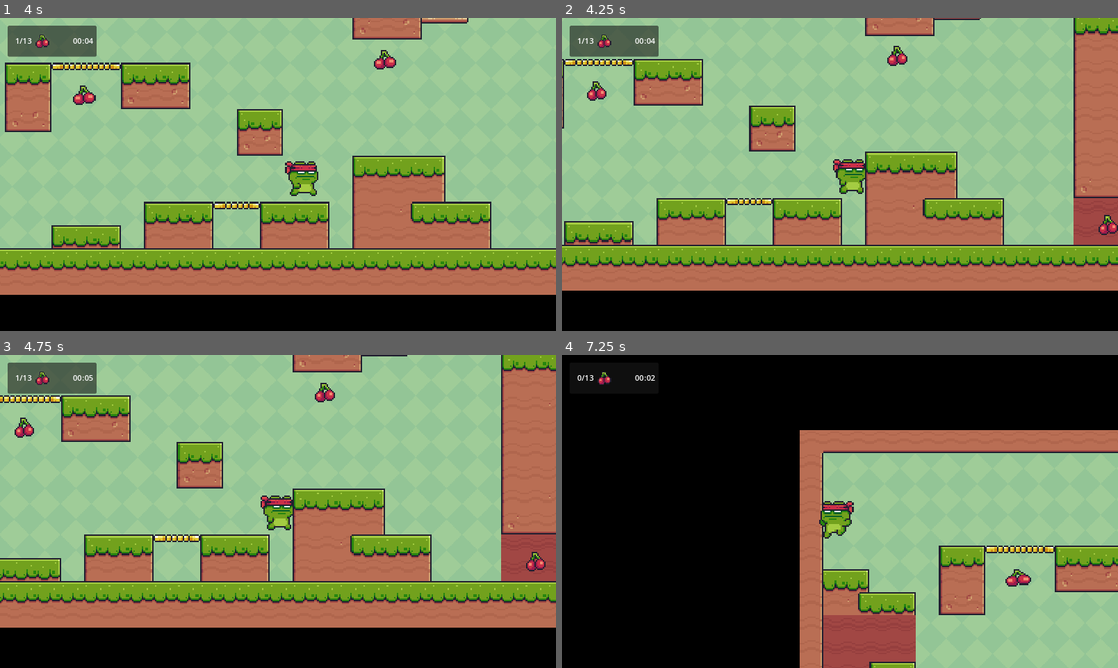
Above: before the commit, frames 1-4 (two rows, left to right).
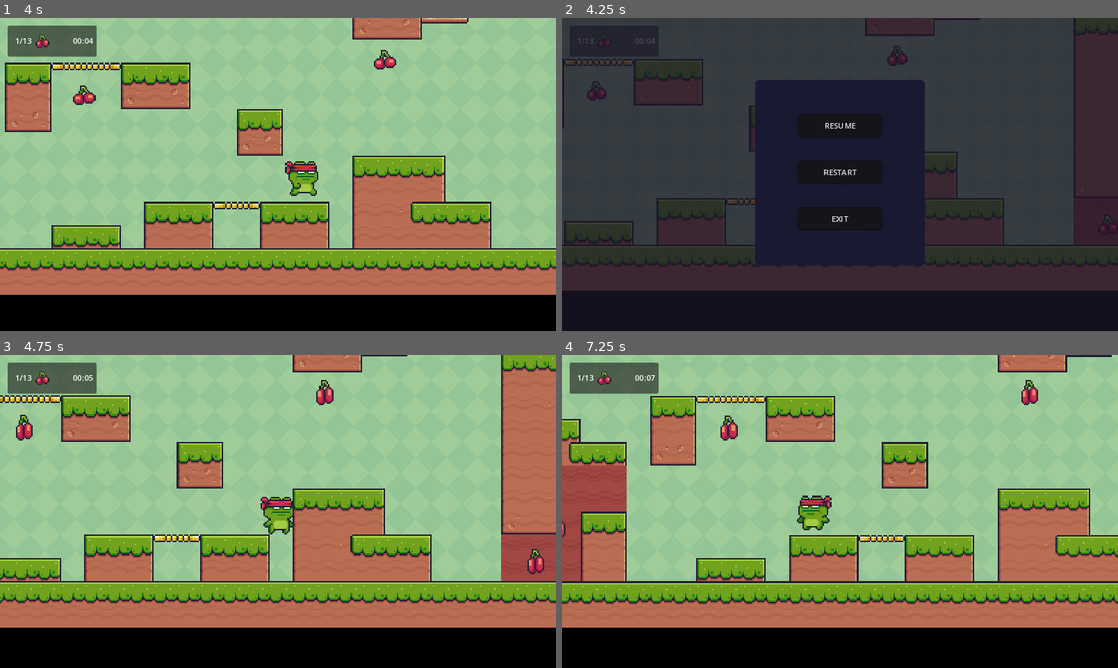
Above: after the commit, the same moments.

Repository: jvgpinheiro/2d-platform-game
Game: Godot game, scene res://main.tscn
Two runs of this game, one before a commit and one after it. Both use one fixed random seed, a clock stepped at 60 frames per second and the inputs below.
Inputs (mouse positions are in pixels of both pictures, inside the frame that each line leads up to):
- Up to frame 1 (4 s): hold Right (right) 0.53-2.03 s; tap L (finish_scene, bound only before the commit) at 0.6, 1.55, 2.1, 3.05, 3.6 s; tap Up (jump) at 0.77, 1.52, 3.02, 3.77 s; tap O (resume, bound only before the commit) at 0.8, 1.35, 2.3, 2.85, 3.8 s; hold Left (left) 2.03-2.78 s; hold Right (right) from 2.78 s (still down)
- Up to frame 2 (4.25 s): keep holding Right (right); tap P (pause) at 4.15 s
- Up to frame 3 (4.75 s): release Right (right) at 4.25 s; click (278, 464) at 4.25 s, where only the run after the commit has a clickable "RESUME"
- Up to frame 4 (7.25 s): hold Left (left) 5.03-5.78 s; tap O (resume, bound only before the commit) at 5.1, 6.05, 6.6 s; tap Up (jump) at 5.27, 6.77 s; tap L (finish_scene, bound only before the commit) at 5.3, 5.85, 6.8 s; tap J (reset, bound only before the commit) at 5.65 s; hold Right (right) 5.78-6.53 s; hold Left (left) from 6.53 s (still down)

Frame 1 is identical in both runs. In frame 2, 97% of the frame differs, in the area x 0-100%, y 0-100%; in frame 3, 1.0%; in frame 4, 81%.

Commit message:
Implements pause menu and small adjustments

Diff:
--- a/game_manager.gd
+++ b/game_manager.gd
@@ -18,7 +18,7 @@
 var max_points = 0
 var total_time_elapsed = 0
 var scene_time_elapsed = 0
-var isFinished = false
+var is_finished = false
 var isPaused = false
 var finished_scenes_results = []
 var pausable_group_name = "pausable"
@@ -27,17 +27,30 @@
 var save_game_path = save_game_dir_path + '/save_game.save'
 
 func _ready():
+	disable_mouse()
+	load_game()
+
+
+func is_game_finished():
+	return
+
+
+func enable_mouse():
+	Input.set_mouse_mode(Input.MOUSE_MODE_VISIBLE)
+
+
+func disable_mouse():
 	Input.set_mouse_mode(Input.MOUSE_MODE_HIDDEN)
-	load_game()
+
 
 func add_max_points():
-	if isFinished:
+	if is_finished:
 		return
 	max_points += 1
 	on_max_points_changed.emit(max_points)
 
 func reset_max_points():
-	if isFinished:
+	if is_finished:
 		return
 	max_points = 0
 	on_max_points_changed.emit(max_points)
@@ -46,7 +59,7 @@
 	return max_points
 
 func add_point():
-	if isFinished:
+	if is_finished:
 		return
 	points += 1
 	on_points_changed.emit(points)
@@ -54,7 +67,7 @@
 		finish_scene()
 
 func reset_points():
-	if isFinished:
+	if is_finished:
 		return
 	points = 0
 	on_points_changed.emit(points)
@@ -63,7 +76,7 @@
 	return points
 
 func update_total_time_elapsed(time):
-	if isFinished:
+	if is_finished:
 		return
 	total_time_elapsed = time
 	on_total_time_elapsed_change.emit(
@@ -79,7 +92,7 @@
 	return format_time_elapsed(time)
 
 func update_scene_time_elapsed(time):
-	if isFinished:
+	if is_finished:
 		return
 	scene_time_elapsed = time
 	on_scene_time_elapsed_change.emit(
@@ -111,15 +124,17 @@
 func pause():
 	paused.emit()
 	get_tree().call_group(pausable_group_name, "_on_game_manager_paused")
+	enable_mouse()
 
 
 func resume():
 	resumed.emit()
 	get_tree().call_group(pausable_group_name, "_on_game_manager_resumed")
+	disable_mouse()
 
 
 func finish_scene():
-	if isFinished:
+	if is_finished:
 		return
 	var accumlated_time_elapsed = total_time_elapsed
 	var stars_rating = get_scene_star_rating(scene_time_elapsed)
@@ -165,13 +180,14 @@
 
 
 func finish_game():
-	isFinished = true
+	is_finished = true
 	#Game finish delayed timer
 	finished_game_timer.start()
 
 
 func reset_game():
-	isFinished = false
+	get_tree().reload_current_scene()
+	is_finished = false
 	update_scene_time_elapsed(0)
 	reset_max_points()
 	reset_points()
@@ -207,6 +223,10 @@
 	game_loaded.emit(save_data)
 
 
+func quit():
+	get_tree().quit()
+
+
 func _on_finished_scene_timer_timeout():
 	var result = finished_scenes_results[finished_scenes_results.size() - 1]
 	pause()
--- a/main.tscn
+++ b/main.tscn
@@ -9,6 +9,7 @@
 [ext_resource type="Script" path="res://game_manager.gd" id="5_as1b3"]
 [ext_resource type="PackedScene" uid="uid://i12jx2k7s6ho" path="res://scenes/score_panel.tscn" id="8_nnb78"]
 [ext_resource type="PackedScene" uid="uid://bo0yfxoqc5kxu" path="res://scenes/scene_over_panel.tscn" id="9_ehigv"]
+[ext_resource type="PackedScene" uid="uid://duqwowblg5j1u" path="res://scenes/pause_panel.tscn" id="10_b3an8"]
 
 [sub_resource type="GDScript" id="GDScript_foxnp"]
 script/source = "extends Node
@@ -777,6 +778,9 @@
 [sub_resource type="StyleBoxFlat" id="StyleBoxFlat_io6mg"]
 bg_color = Color(0.0980392, 0.0784314, 0.156863, 0.784314)
 
+[sub_resource type="StyleBoxFlat" id="StyleBoxFlat_3cbd4"]
+bg_color = Color(0.0980392, 0.0784314, 0.156863, 0.784314)
+
 [node name="Node" type="Node"]
 
 [node name="GameManager" type="Node" parent="."]
@@ -875,13 +879,19 @@
 visible = false
 theme_override_styles/panel = SubResource("StyleBoxFlat_io6mg")
 
+[node name="PausePanel" parent="UI" instance=ExtResource("10_b3an8")]
+visible = false
+theme_override_styles/panel = SubResource("StyleBoxFlat_3cbd4")
+
 [connection signal="on_max_points_changed" from="GameManager" to="UI/ScorePanel" method="_on_game_manager_on_max_points_changed"]
 [connection signal="on_points_changed" from="GameManager" to="UI/ScorePanel" method="_on_game_manager_on_points_changed"]
 [connection signal="on_scene_time_elapsed_change" from="GameManager" to="UI/ScorePanel" method="_on_game_manager_on_scene_time_elapsed_change"]
 [connection signal="on_total_time_elapsed_change" from="GameManager" to="UI/ScorePanel" method="_on_game_manager_on_total_time_elapsed_change"]
 [connection signal="paused" from="GameManager" to="Main Scene/FrogMC" method="_on_game_manager_paused"]
+[connection signal="paused" from="GameManager" to="UI/PausePanel" method="_on_game_manager_paused"]
 [connection signal="personal_best_updated" from="GameManager" to="UI/SceneOverPanel" method="_on_game_manager_personal_best_updated"]
 [connection signal="resumed" from="GameManager" to="Main Scene/FrogMC" method="_on_game_manager_resumed"]
+[connection signal="resumed" from="GameManager" to="UI/PausePanel" method="_on_game_manager_resumed"]
 [connection signal="scene_finished" from="GameManager" to="UI/ScorePanel" method="_on_game_manager_scene_finished"]
 [connection signal="scene_finished" from="GameManager" to="UI/SceneOverPanel" method="_on_game_manager_scene_finished"]
 [connection signal="timeout" from="GameManager/FinishedSceneTimer" to="GameManager" method="_on_finished_scene_timer_timeout"]
--- /dev/null
+++ b/pause_panel.gd
@@ -0,0 +1,26 @@
+extends Panel
+
+
+@onready var game_manager = %GameManager
+
+
+func _on_game_manager_paused():
+	if game_manager.is_finished:
+		return
+	visible = true
+
+
+func _on_game_manager_resumed():
+	visible = false
+
+
+func _on_resume_button_pressed():
+	game_manager.resume()
+
+
+func _on_restart_button_pressed():
+	game_manager.reset_game()
+
+
+func _on_exit_button_pressed():
+	game_manager.quit()
--- a/project.godot
+++ b/project.godot
@@ -49,23 +49,21 @@
 }
 reset={
 "deadzone": 0.5,
-"events": [Object(InputEventKey,"resource_local_to_scene":false,"resource_name":"","device":-1,"window_id":0,"alt_pressed":false,"shift_pressed":false,"ctrl_pressed":false,"meta_pressed":false,"pressed":false,"keycode":0,"physical_keycode":74,"key_label":0,"unicode":106,"echo":false,"script":null)
-]
+"events": []
 }
 finish_scene={
 "deadzone": 0.5,
-"events": [Object(InputEventKey,"resource_local_to_scene":false,"resource_name":"","device":-1,"window_id":0,"alt_pressed":false,"shift_pressed":false,"ctrl_pressed":false,"meta_pressed":false,"pressed":false,"keycode":0,"physical_keycode":76,"key_label":0,"unicode":108,"echo":false,"script":null)
-]
+"events": []
 }
 pause={
 "deadzone": 0.5,
-"events": [Object(InputEventKey,"resource_local_to_scene":false,"resource_name":"","device":-1,"window_id":0,"alt_pressed":false,"shift_pressed":false,"ctrl_pressed":false,"meta_pressed":false,"pressed":false,"keycode":0,"physical_keycode":80,"key_label":0,"unicode":112,"echo":false,"script":null)
+"events": [Object(InputEventKey,"resource_local_to_scene":false,"resource_name":"","device":0,"window_id":0,"alt_pressed":false,"shift_pressed":false,"ctrl_pressed":false,"meta_pressed":false,"pressed":false,"keycode":0,"physical_keycode":4194305,"key_label":0,"unicode":0,"echo":false,"script":null)
+, Object(InputEventKey,"resource_local_to_scene":false,"resource_name":"","device":-1,"window_id":0,"alt_pressed":false,"shift_pressed":false,"ctrl_pressed":false,"meta_pressed":false,"pressed":false,"keycode":0,"physical_keycode":80,"key_label":0,"unicode":112,"echo":false,"script":null)
 ]
 }
 resume={
 "deadzone": 0.5,
-"events": [Object(InputEventKey,"resource_local_to_scene":false,"resource_name":"","device":-1,"window_id":0,"alt_pressed":false,"shift_pressed":false,"ctrl_pressed":false,"meta_pressed":false,"pressed":false,"keycode":0,"physical_keycode":79,"key_label":0,"unicode":111,"echo":false,"script":null)
-]
+"events": []
 }
 
 [physics]
--- a/scenes/main_character.gd
+++ b/scenes/main_character.gd
@@ -23,11 +23,9 @@
 
 func handle_global_actions():
 	if Input.is_action_just_pressed("reset"):
-		get_tree().reload_current_scene()
 		game_manager.reset_game()
 	elif Input.is_action_just_pressed('finish_scene'):
-		game_manager
-		#game_manager.finish_scene()
+		game_manager.finish_scene()
 	elif Input.is_action_just_pressed('pause'):
 		game_manager.pause()
 	elif Input.is_action_just_pressed('resume'):
--- a/scenes/panel_score_label.gd
+++ b/scenes/panel_score_label.gd
@@ -7,13 +7,13 @@
 	update_score_text()
 
 
-func _on_score_panel_2_max_points_change(updated_max_points):
-	max_points = updated_max_points
+func _on_score_panel_points_change(updated_points):
+	points = updated_points
 	update_score_text()
 
 
-func _on_score_panel_2_points_change(updated_points):
-	points = updated_points
+func _on_score_panel_max_points_change(updated_max_points):
+	max_points = updated_max_points
 	update_score_text()
 
 
--- /dev/null
+++ b/scenes/pause_panel.tscn
@@ -0,0 +1,137 @@
+[gd_scene load_steps=6 format=3 uid="uid://duqwowblg5j1u"]
+
+[ext_resource type="Script" path="res://pause_panel.gd" id="1_dj5kc"]
+
+[sub_resource type="StyleBoxFlat" id="StyleBoxFlat_opfjg"]
+bg_color = Color(0.0980392, 0.0980392, 0.196078, 0.980392)
+corner_radius_top_left = 10
+corner_radius_top_right = 10
+corner_radius_bottom_right = 10
+corner_radius_bottom_left = 10
+
+[sub_resource type="StyleBoxFlat" id="StyleBoxFlat_j6a4b"]
+bg_color = Color(0.0784314, 0.0784314, 0.0980392, 1)
+corner_radius_top_left = 8
+corner_radius_top_right = 8
+corner_radius_bottom_right = 8
+corner_radius_bottom_left = 8
+shadow_color = Color(0, 0, 0.0784314, 0.784314)
+shadow_size = 1
+anti_aliasing_size = 2.0
+
+[sub_resource type="StyleBoxFlat" id="StyleBoxFlat_kiefe"]
+bg_color = Color(0.0862745, 0.0862745, 0.109804, 1)
+corner_radius_top_left = 8
+corner_radius_top_right = 8
+corner_radius_bottom_right = 8
+corner_radius_bottom_left = 8
+shadow_color = Color(0, 0, 0.0784314, 0.784314)
+shadow_size = 1
+anti_aliasing_size = 2.0
+
+[sub_resource type="StyleBoxFlat" id="StyleBoxFlat_0kqkr"]
+bg_color = Color(0.0980392, 0.0980392, 0.133333, 1)
+corner_radius_top_left = 8
+corner_radius_top_right = 8
+corner_radius_bottom_right = 8
+corner_radius_bottom_left = 8
+shadow_size = 1
+anti_aliasing_size = 2.0
+
+[node name="PausePanel" type="Panel"]
+anchors_preset = 15
+anchor_right = 1.0
+anchor_bottom = 1.0
+grow_horizontal = 2
+grow_vertical = 2
+script = ExtResource("1_dj5kc")
+
+[node name="CenterControl" type="Control" parent="."]
+layout_mode = 1
+anchors_preset = 8
+anchor_left = 0.5
+anchor_top = 0.5
+anchor_right = 0.5
+anchor_bottom = 0.5
+offset_left = -176.0
+offset_top = -196.0
+offset_right = 176.0
+offset_bottom = 188.0
+grow_horizontal = 2
+grow_vertical = 2
+
+[node name="Menu" type="Panel" parent="CenterControl"]
+layout_mode = 1
+anchors_preset = 15
+anchor_right = 1.0
+anchor_bottom = 1.0
+grow_horizontal = 2
+grow_vertical = 2
+theme_override_styles/panel = SubResource("StyleBoxFlat_opfjg")
+
+[node name="ResumeButton" type="Button" parent="CenterControl/Menu"]
+layout_mode = 1
+anchors_preset = 8
+anchor_left = 0.5
+anchor_top = 0.5
+anchor_right = 0.5
+anchor_bottom = 0.5
+offset_left = -88.0
+offset_top = -120.0
+offset_right = 88.0
+offset_bottom = -72.0
+grow_horizontal = 2
+grow_vertical = 2
+focus_mode = 0
+mouse_default_cursor_shape = 2
+theme_override_styles/normal = SubResource("StyleBoxFlat_j6a4b")
+theme_override_styles/hover = SubResource("StyleBoxFlat_kiefe")
+theme_override_styles/pressed = SubResource("StyleBoxFlat_0kqkr")
+toggle_mode = true
+text = "RESUME"
+
+[node name="RestartButton" type="Button" parent="CenterControl/Menu"]
+layout_mode = 1
+anchors_preset = 8
+anchor_left = 0.5
+anchor_top = 0.5
+anchor_right = 0.5
+anchor_bottom = 0.5
+offset_left = -88.0
+offset_top = -24.0
+offset_right = 88.0
+offset_bottom = 24.0
+grow_horizontal = 2
+grow_vertical = 2
+focus_mode = 0
+mouse_default_cursor_shape = 2
+theme_override_styles/normal = SubResource("StyleBoxFlat_j6a4b")
+theme_override_styles/hover = SubResource("StyleBoxFlat_kiefe")
+theme_override_styles/pressed = SubResource("StyleBoxFlat_0kqkr")
+toggle_mode = true
+text = "RESTART"
+
+[node name="ExitButton" type="Button" parent="CenterControl/Menu"]
+layout_mode = 1
+anchors_preset = 8
+anchor_left = 0.5
+anchor_top = 0.5
+anchor_right = 0.5
+anchor_bottom = 0.5
+offset_left = -88.0
+offset_top = 72.0
+offset_right = 88.0
+offset_bottom = 120.0
+grow_horizontal = 2
+grow_vertical = 2
+focus_mode = 0
+mouse_default_cursor_shape = 2
+theme_override_styles/normal = SubResource("StyleBoxFlat_j6a4b")
+theme_override_styles/hover = SubResource("StyleBoxFlat_kiefe")
+theme_override_styles/pressed = SubResource("StyleBoxFlat_0kqkr")
+toggle_mode = true
+text = "EXIT"
+
+[connection signal="pressed" from="CenterControl/Menu/ResumeButton" to="." method="_on_resume_button_pressed"]
+[connection signal="pressed" from="CenterControl/Menu/RestartButton" to="." method="_on_restart_button_pressed"]
+[connection signal="pressed" from="CenterControl/Menu/ExitButton" to="." method="_on_exit_button_pressed"]
--- a/scenes/scene_over_panel.gd
+++ b/scenes/scene_over_panel.gd
@@ -1,5 +1,7 @@
 extends Panel
 
+
+@onready var game_manager = %GameManager
 @onready var trophy = $CenterControl/Trophy
 @onready var rating = $CenterControl/Rating
 @onready var personal_best = $TopLeftControl/PersonalBest
@@ -9,3 +11,11 @@
 	trophy.trophy_enter_animation()
 	personal_best.update_personal_best(result)
 	visible = true
+
+
+func _on_restart_button_pressed():
+	game_manager.reset_game()
+
+
+func _on_exit_button_pressed():
+	game_manager.quit()
--- a/scenes/scene_over_panel.tscn
+++ b/scenes/scene_over_panel.tscn
@@ -89,6 +89,35 @@
 "speed": 20.0
 }]
 
+[sub_resource type="StyleBoxFlat" id="StyleBoxFlat_t6d2x"]
+bg_color = Color(0.0784314, 0.0784314, 0.0980392, 1)
+corner_radius_top_left = 8
+corner_radius_top_right = 8
+corner_radius_bottom_right = 8
+corner_radius_bottom_left = 8
+shadow_color = Color(0, 0, 0.0784314, 0.784314)
+shadow_size = 1
+anti_aliasing_size = 2.0
+
+[sub_resource type="StyleBoxFlat" id="StyleBoxFlat_kbo5s"]
+bg_color = Color(0.0862745, 0.0862745, 0.109804, 1)
+corner_radius_top_left = 8
+corner_radius_top_right = 8
+corner_radius_bottom_right = 8
+corner_radius_bottom_left = 8
+shadow_color = Color(0, 0, 0.0784314, 0.784314)
+shadow_size = 1
+anti_aliasing_size = 2.0
+
+[sub_resource type="StyleBoxFlat" id="StyleBoxFlat_l64m8"]
+bg_color = Color(0.0980392, 0.0980392, 0.133333, 1)
+corner_radius_top_left = 8
+corner_radius_top_right = 8
+corner_radius_bottom_right = 8
+corner_radius_bottom_left = 8
+shadow_size = 1
+anti_aliasing_size = 2.0
+
 [node name="SceneOverPanel" type="Panel"]
 anchors_preset = 15
 anchor_right = 1.0
@@ -255,7 +284,7 @@
 frame_progress = 0.579719
 
 [node name="Rating" type="Node2D" parent="CenterControl"]
-position = Vector2(20, 176)
+position = Vector2(20, 160)
 script = ExtResource("5_h7bf7")
 
 [node name="TimeLabel" type="Label" parent="CenterControl/Rating"]
@@ -297,4 +326,61 @@
 wait_time = 0.5
 one_shot = true
 
+[node name="BottomControl" type="Control" parent="."]
+layout_mode = 1
+anchors_preset = 7
+anchor_left = 0.5
+anchor_top = 1.0
+anchor_right = 0.5
+anchor_bottom = 1.0
+offset_left = -20.0
+offset_top = -40.0
+offset_right = 20.0
+grow_horizontal = 2
+grow_vertical = 0
+
+[node name="RestartButton" type="Button" parent="BottomControl"]
+layout_mode = 1
+anchors_preset = 8
+anchor_left = 0.5
+anchor_top = 0.5
+anchor_right = 0.5
+anchor_bottom = 0.5
+offset_left = -176.0
+offset_top = -44.0
+offset_right = -24.0
+offset_bottom = -4.0
+grow_horizontal = 2
+grow_vertical = 2
+focus_mode = 0
+mouse_default_cursor_shape = 2
+theme_override_styles/normal = SubResource("StyleBoxFlat_t6d2x")
+theme_override_styles/hover = SubResource("StyleBoxFlat_kbo5s")
+theme_override_styles/pressed = SubResource("StyleBoxFlat_l64m8")
+toggle_mode = true
+text = "RESTART"
+
+[node name="ExitButton" type="Button" parent="BottomControl"]
+layout_mode = 1
+anchors_preset = 8
+anchor_left = 0.5
+anchor_top = 0.5
+anchor_right = 0.5
+anchor_bottom = 0.5
+offset_left = 24.0
+offset_top = -44.0
+offset_right = 176.0
+offset_bottom = -4.0
+grow_horizontal = 2
+grow_vertical = 2
+focus_mode = 0
+mouse_default_cursor_shape = 2
+theme_override_styles/normal = SubResource("StyleBoxFlat_t6d2x")
+theme_override_styles/hover = SubResource("StyleBoxFlat_kbo5s")
+theme_override_styles/pressed = SubResource("StyleBoxFlat_l64m8")
+toggle_mode = true
+text = "EXIT"
+
 [connection signal="timeout" from="CenterControl/Rating/NewRecordLabel/Timer" to="CenterControl/Rating/NewRecordLabel" method="_on_timer_timeout"]
+[connection signal="pressed" from="BottomControl/RestartButton" to="." method="_on_restart_button_pressed"]
+[connection signal="pressed" from="BottomControl/ExitButton" to="." method="_on_exit_button_pressed"]
--- a/scenes/score_panel.tscn
+++ b/scenes/score_panel.tscn
@@ -27,8 +27,13 @@
 offset_bottom = 80.0
 script = ExtResource("1_uopmk")
 
-[node name="PanelTimerLabel" type="Label" parent="."]
-layout_mode = 0
+[node name="TopLeftControl" type="Control" parent="."]
+layout_mode = 1
+anchors_preset = 0
+offset_right = 40.0
+offset_bottom = 40.0
+
+[node name="PanelTimerLabel" type="Label" parent="TopLeftControl"]
 offset_left = 112.0
 offset_right = 176.0
 offset_bottom = 64.0
@@ -37,8 +42,7 @@
 vertical_alignment = 1
 script = ExtResource("1_uv4wk")
 
-[node name="PanelScoreLabel" type="Label" parent="."]
-layout_mode = 0
+[node name="PanelScoreLabel" type="Label" parent="TopLeftControl"]
 offset_left = 8.0
 offset_right = 56.0
 offset_bottom = 64.0
@@ -47,13 +51,13 @@
 vertical_alignment = 1
 script = ExtResource("2_t3pwj")
 
-[node name="Node2D" type="Node2D" parent="."]
+[node name="Node2D" type="Node2D" parent="TopLeftControl"]
 
-[node name="AnimatedSprite2D" type="AnimatedSprite2D" parent="Node2D"]
+[node name="AnimatedSprite2D" type="AnimatedSprite2D" parent="TopLeftControl/Node2D"]
 position = Vector2(72, 32)
 scale = Vector2(2, 2)
 sprite_frames = SubResource("SpriteFrames_kns1x")
 
-[connection signal="max_points_change" from="." to="PanelScoreLabel" method="_on_score_panel_2_max_points_change"]
-[connection signal="points_change" from="." to="PanelScoreLabel" method="_on_score_panel_2_points_change"]
-[connection signal="scene_time_elapsed_change" from="." to="PanelTimerLabel" method="_on_score_panel_scene_time_elapsed_change"]
+[connection signal="max_points_change" from="." to="TopLeftControl/PanelScoreLabel" method="_on_score_panel_max_points_change"]
+[connection signal="points_change" from="." to="TopLeftControl/PanelScoreLabel" method="_on_score_panel_points_change"]
+[connection signal="scene_time_elapsed_change" from="." to="TopLeftControl/PanelTimerLabel" method="_on_score_panel_scene_time_elapsed_change"]
Not shown: 1 places in main.tscn that only renumber resources
Not shown: 1 places in scenes/scene_over_panel.tscn that only renumber resources
